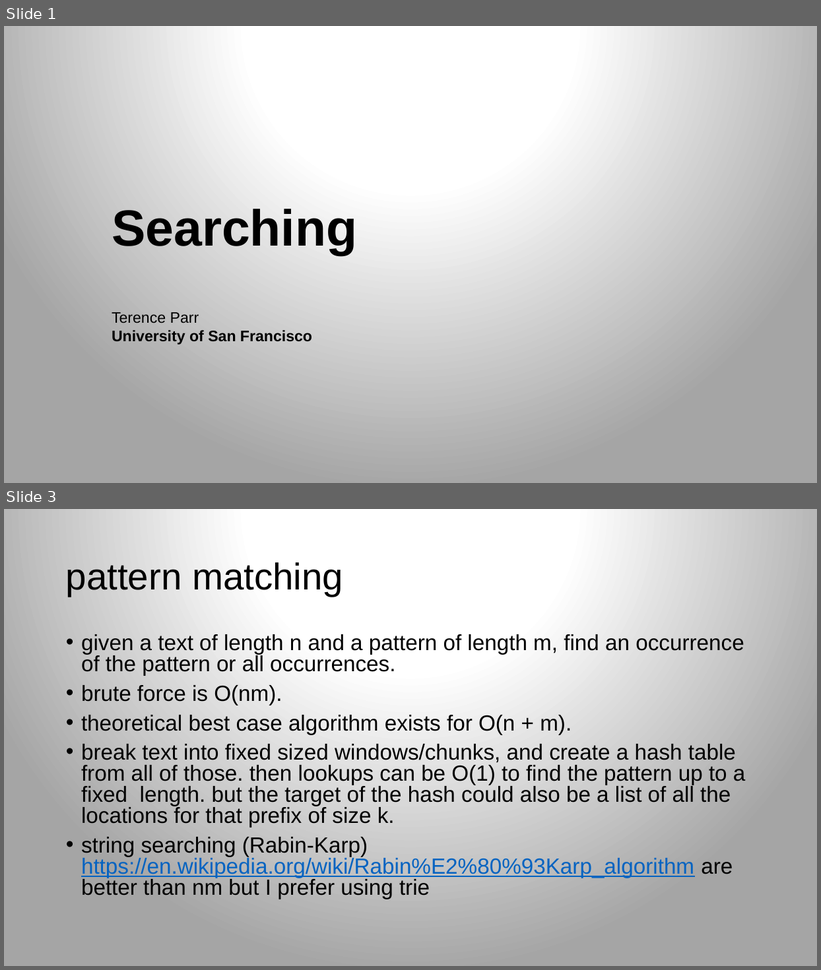
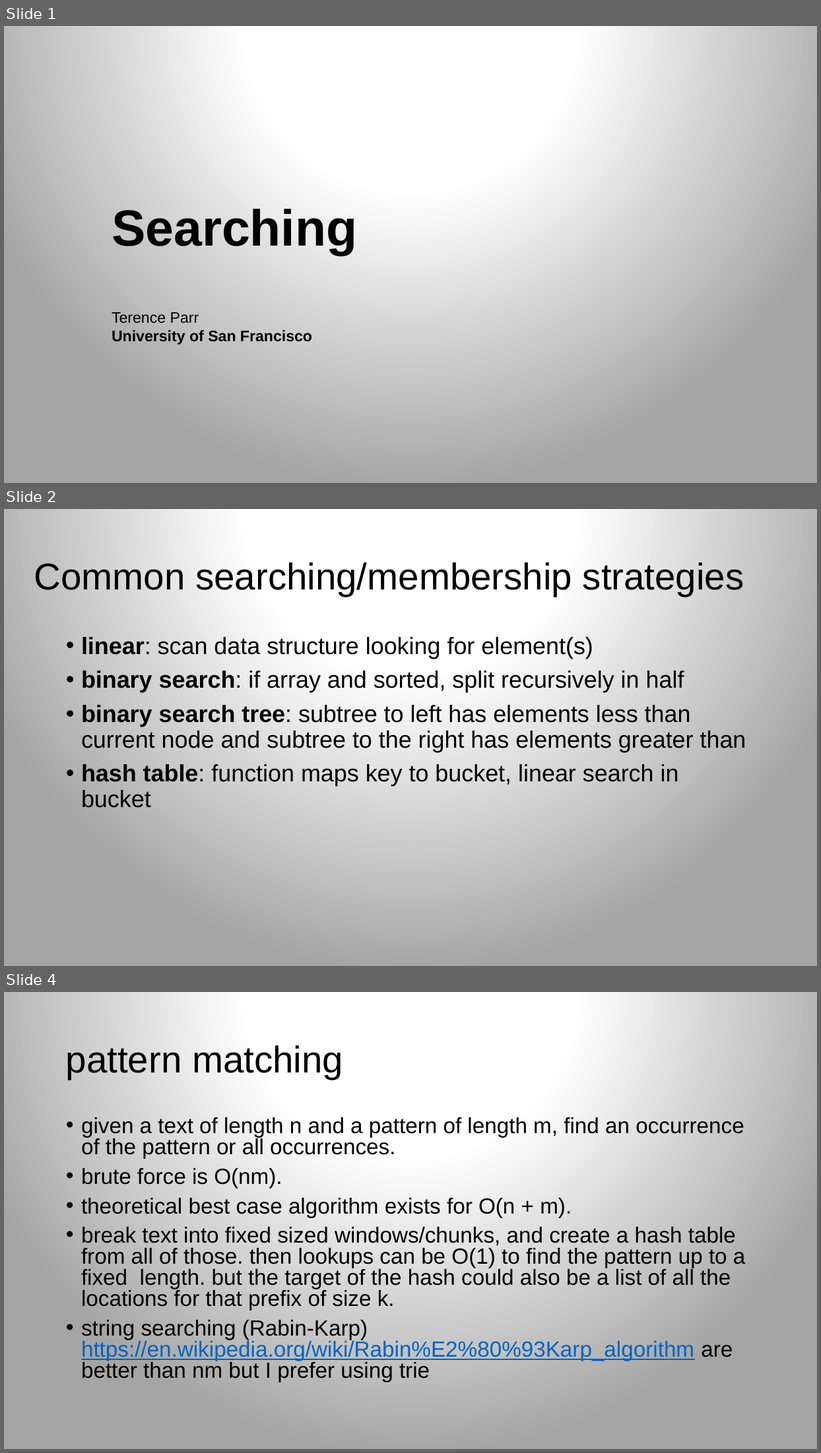
Before and after one commit to parrt/msds689, a slide deck: notes/searching.pptx. Shown one above the other, each under a label of ours: slides 1 and 3 before the commit, slides 1, 2 and 4 after it; the slides between them are not shown. The pictures are 821x970 and 821x1453 pixels, drawn with LibreOffice and Linux fonts; fonts in the diff are those of the drawing; background and template pictures are left out. Boxes give left, top, right and bottom in pixels: in the first picture for what was removed or moved away, otherwise in the second. Text is boxed around its words. In the diff, an @@ line names an element or a change of style, - is before the commit and + after.

```diff
--- a/notes/searching.pptx
+++ b/notes/searching.pptx
@@ slide 2 added at (4,509,817,966), background gradient #FFFFFF to #A5A5A5 @@
@@ title added at (34,562,745,596), 44 pt, text #000000 @@
+Common searching/membership strategies
@@ text added at (81,637,746,808), 28 pt, text #000000 @@
+• linear: scan data structure looking for element(s)
+• binary search: if array and sorted, split recursively in half
+• binary search tree: subtree to left has elements less than current node and subtree to the right has elements greater than
+• hash table: function maps key to bucket, linear search in bucket
@@ what was slide 3 is now slide 4 @@
```
Also in this commit, not shown: 1 slide changed, 2 other files.
